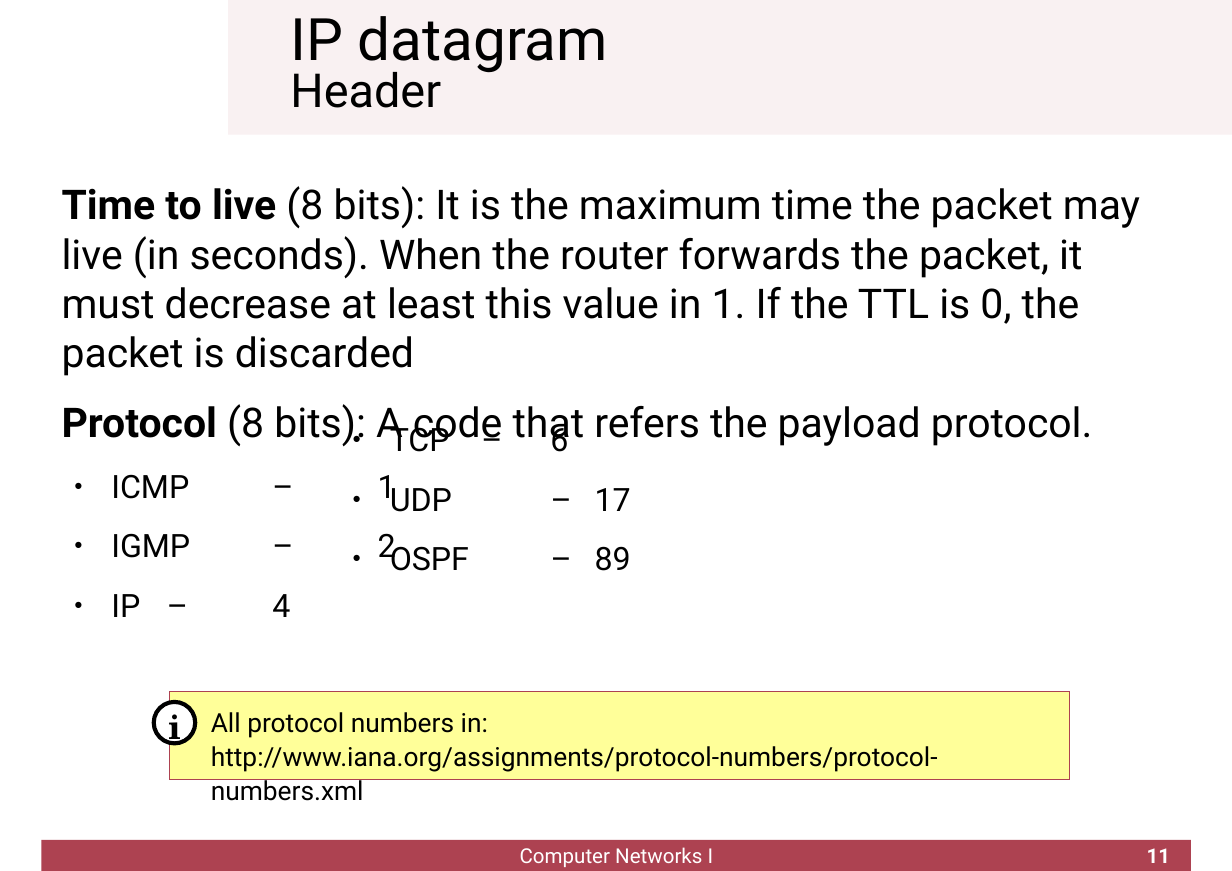
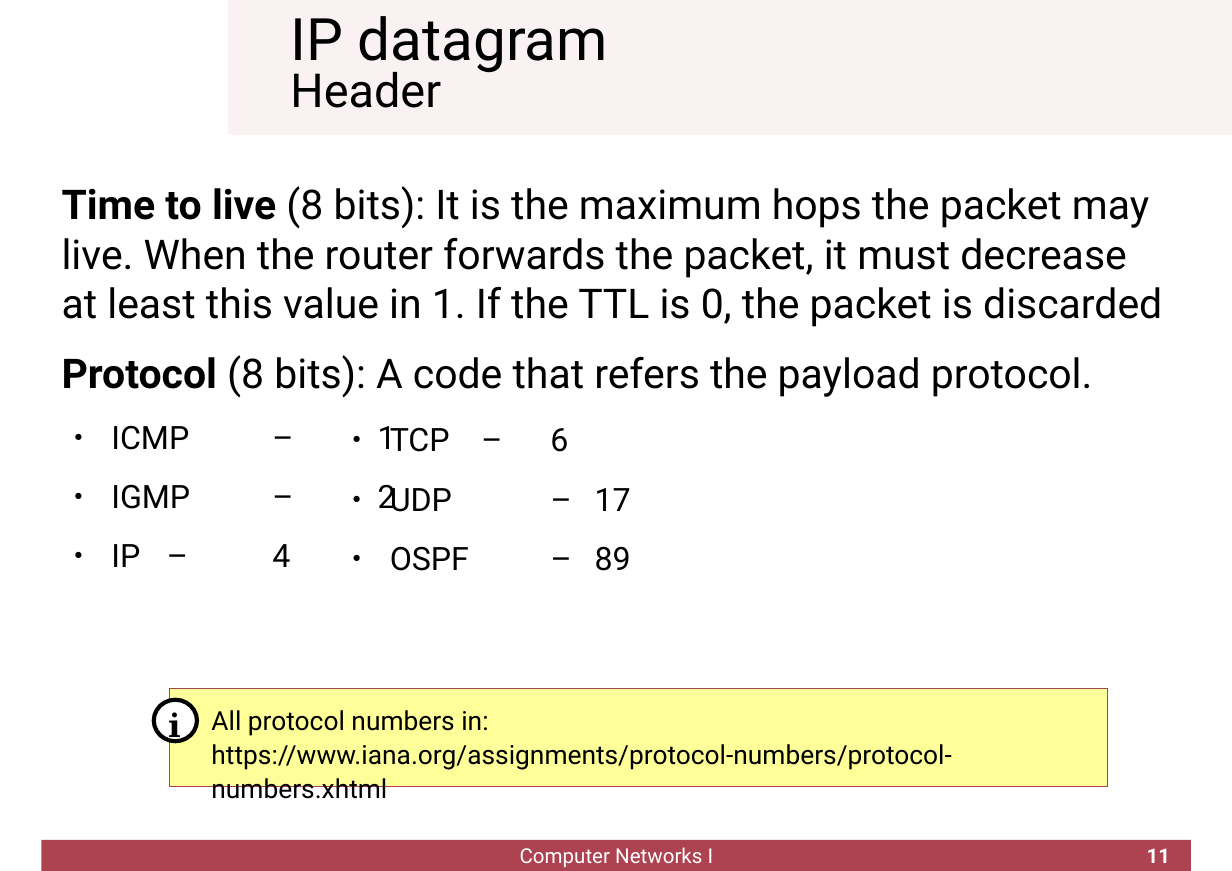
Before and after one commit to cletomartin/redes1, a slide deck: slide 11 of slides/network.odp. Drawn at 1232x871 pixels with LibreOffice and Linux fonts; fonts in the diff are those of the drawing; background and template pictures are left out. Boxes give left, top, right and bottom in pixels: in the first picture for what was removed or moved away, otherwise in the second. Text is boxed around its words. In the diff, an @@ line names an element or a change of style, - is before the commit and + after.

```diff
--- a/slides/network.odp
+++ b/slides/network.odp
@@ text at box(62, 186, 1162, 327): text changed @@
-Time to live (8 bits): It is the maximum time the packet may live (in seconds). When the router forwards the packet, it must decrease at least this value in 1. If the TTL is 0, the packet is discarded
+Time to live (8 bits): It is the maximum hops the packet may live. When the router forwards the packet, it must decrease at least this value in 1. If the TTL is 0, the packet is discarded
@@ rectangle "All protocol numbers in:": place and size @@
-rectangle "All protocol numbers in:" at box(170, 691, 1070, 780)
+rectangle "All protocol numbers in:" at box(170, 689, 1107, 787)
@@ text in rectangle at box(211, 744, 951, 805): text changed @@
-http://www.iana.org/assignments/protocol-numbers/protocol-numbers.xml
+https://www.iana.org/assignments/protocol-numbers/protocol-numbers.xhtml
```
Also in this commit, not shown: 6 other slides changed, 1 slide added, 1 other file.
